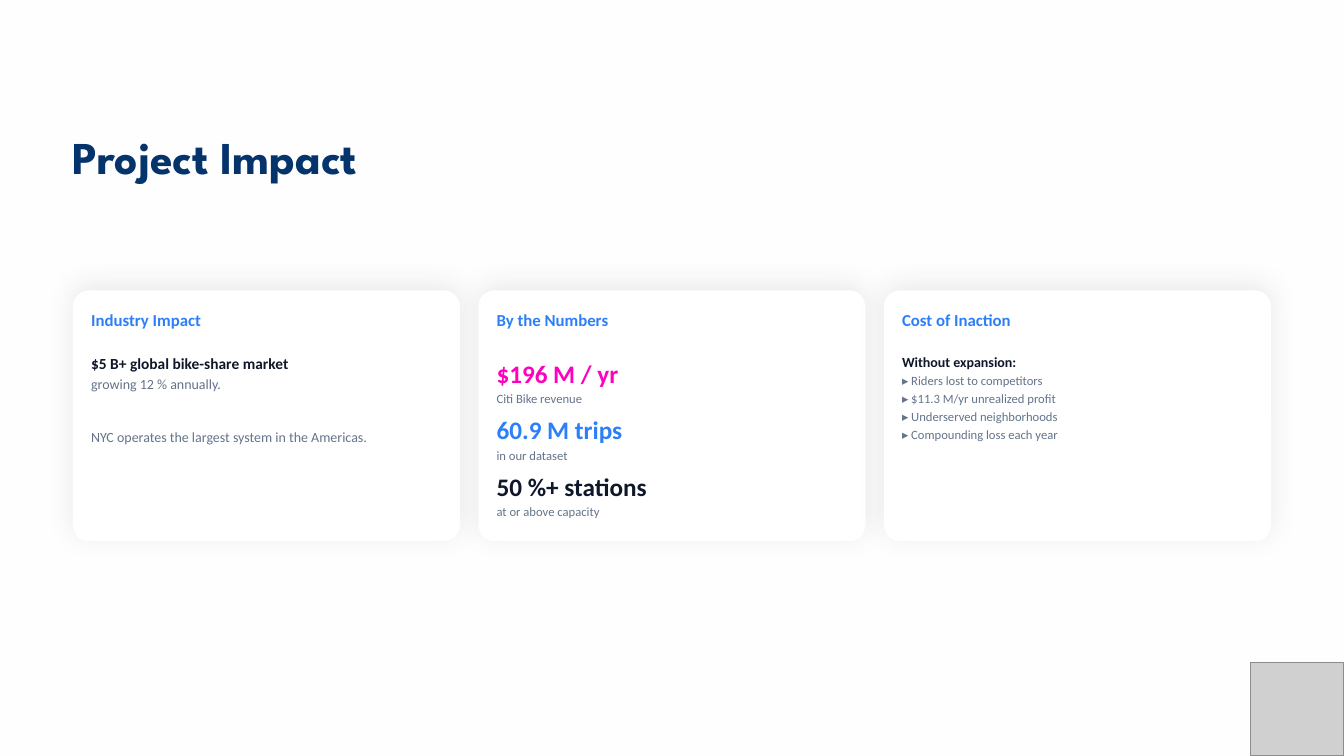
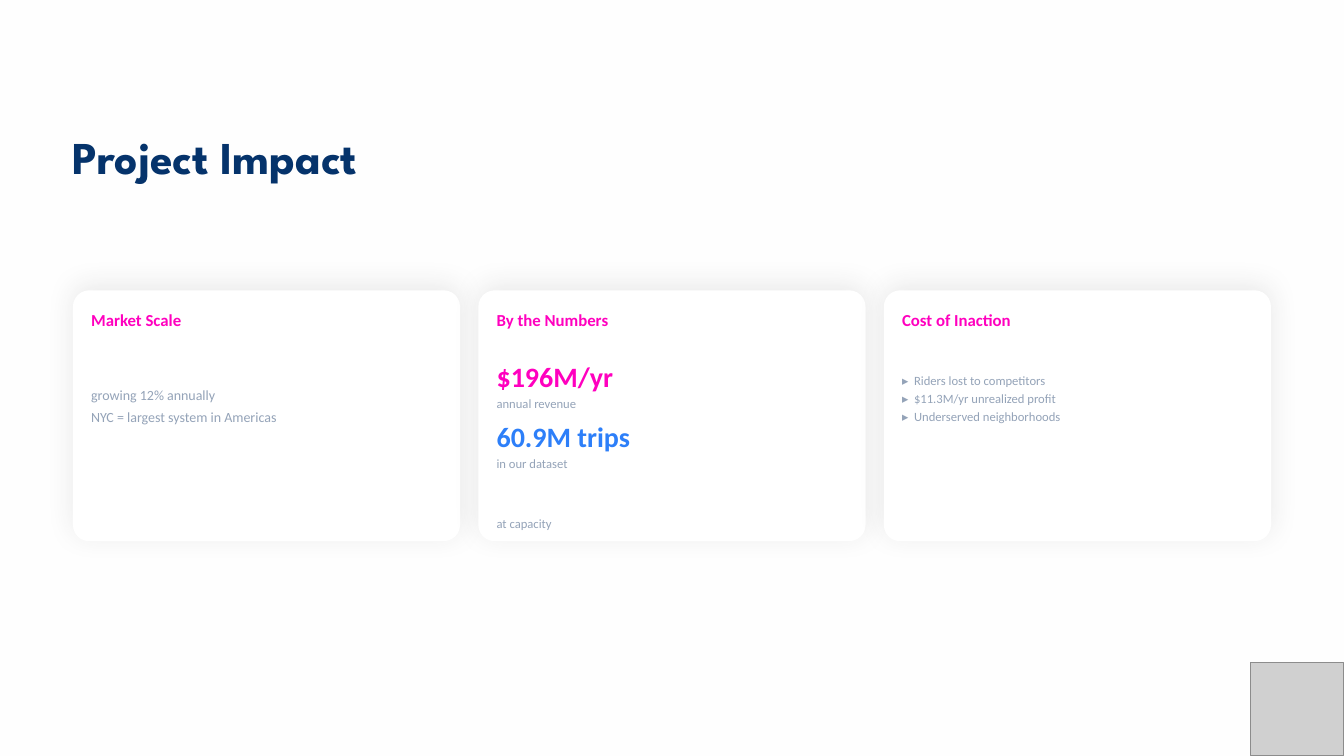
Before and after one commit to jingwenr2/citibike, a slide deck: slide 4 of report/CitiBike_Capstone_Final.pptx. Drawn at 1344x756 pixels with LibreOffice and Linux fonts; fonts in the diff are those of the drawing; grey boxes stand for pictures. Boxes give left, top, right and bottom in pixels: in the first picture for what was removed or moved away, otherwise in the second. Text is boxed around its words. In the diff, an @@ line names an element or a change of style, - is before the commit and + after.

```diff
--- a/report/CitiBike_Capstone_Final.pptx
+++ b/report/CitiBike_Capstone_Final.pptx
@@ text at box(91, 314, 182, 326): text changed; text colour #2D7FF9 to #FF00BF @@
-Industry Impact
+Market Scale
@@ text "By the Numbers" at box(497, 314, 609, 329): text colour #2D7FF9 to #FF00BF @@
@@ text "Cost of Inaction" at box(902, 314, 1011, 326): text colour #2D7FF9 to #FF00BF @@
@@ text at box(497, 367, 630, 452): text changed; size 18 to 20 pt; text colour #64748B to #94A3B8 @@
-$196 M / yr
-Citi Bike revenue
-60.9 M trips
+$196M/yr
+annual revenue
+60.9M trips
@@ text at box(914, 376, 1060, 423): text colour #0F172A to #FFFFFF in "Without expansion:"; text colour #64748B to #94A3B8 in "▸ Riders lost to competitors", "▸ Underserved neighborhoods" @@
@@ text at box(91, 390, 276, 424): text changed; text colour #64748B to #94A3B8 @@
-$5 B+ global bike-share market
-growing 12 % annually.
-NYC operates the largest system in the Americas.
+$5B+ global market
+growing 12% annually
+NYC = largest system in Americas
@@ text at box(914, 394, 1055, 405): text changed; text colour #64748B to #94A3B8 @@
-▸ $11.3 M/yr unrealized profit
+▸ $11.3M/yr unrealized profit
@@ text at box(911, 430, 1057, 441): paragraph removed @@
-▸ Compounding loss each year
@@ text at box(497, 459, 567, 468): text colour #64748B to #94A3B8 in "in our dataset" @@
@@ text at box(497, 519, 552, 530): text changed; size 9 to 20 pt; text colour #64748B to #FFFFFF; bold on @@
-50 %+ stations
-at or above capacity
+50%+ stations
+at capacity
```
Also in this commit, not shown: 16 other slides changed, 2 other files.
